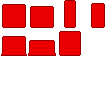
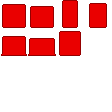
Layered file, before and after one edit (112×112). Changes by layer:
painted on "Layer" over (28, 0, 107, 54)
